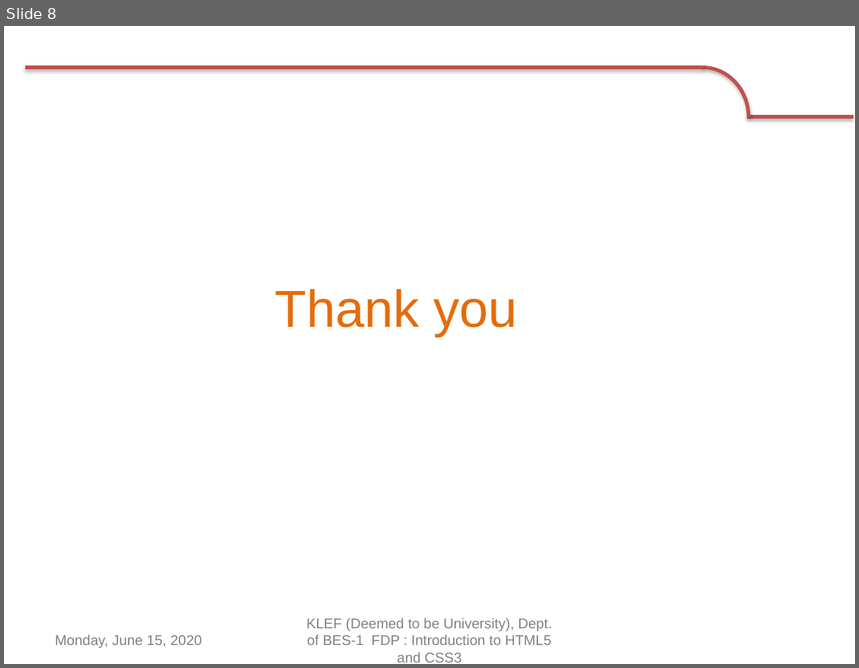
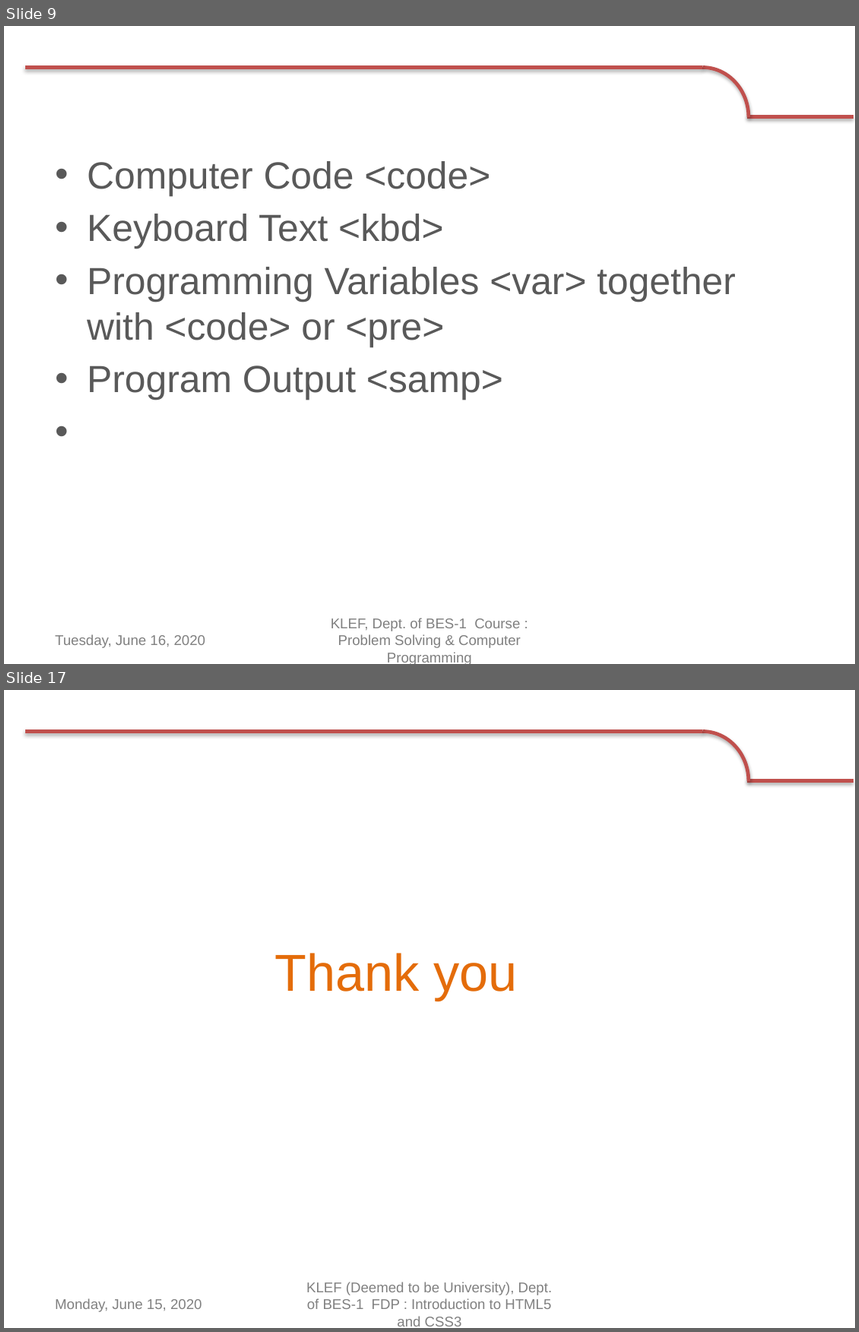
Before and after one commit to navbharti/https---github.com-navbharti-webdesign, a slide deck: html/ppt/day two.pptx. Shown one above the other, each under a label of ours: slide 8 before the commit, slides 9 and 17 after it; the slides between them are not shown. The pictures are 859x668 and 859x1332 pixels, drawn with LibreOffice and Linux fonts; fonts in the diff are those of the drawing; background and template pictures are left out. Boxes give left, top, right and bottom in pixels: in the first picture for what was removed or moved away, otherwise in the second. Text is boxed around its words. In the diff, an @@ line names an element or a change of style, - is before the commit and + after.

```diff
--- a/html/ppt/day two.pptx
+++ b/html/ppt/day two.pptx
@@ slide 9 added at [4, 26, 855, 664], background #FFFFFF; not listed: 3 template elements that a slide beside it also shows @@
@@ text added at [87, 161, 736, 401], 32 pt, text #595959 @@
+• Computer Code <code>
+• Keyboard Text <kbd>
+• Programming Variables <var> together with <code> or <pre>
+• Program Output <samp>
@@ text added at [331, 618, 521, 664], 12 pt, text #808080 @@
+KLEF, Dept. of BES-1 Course : Problem Solving & Computer Programming
@@ text added at [55, 635, 205, 648], 12 pt, text #808080 @@
+Tuesday, June 16, 2020
@@ what was slide 8 is now slide 17 @@
```
Also in this commit, not shown: 7 slides changed, 8 other slides added, 2 other files.
